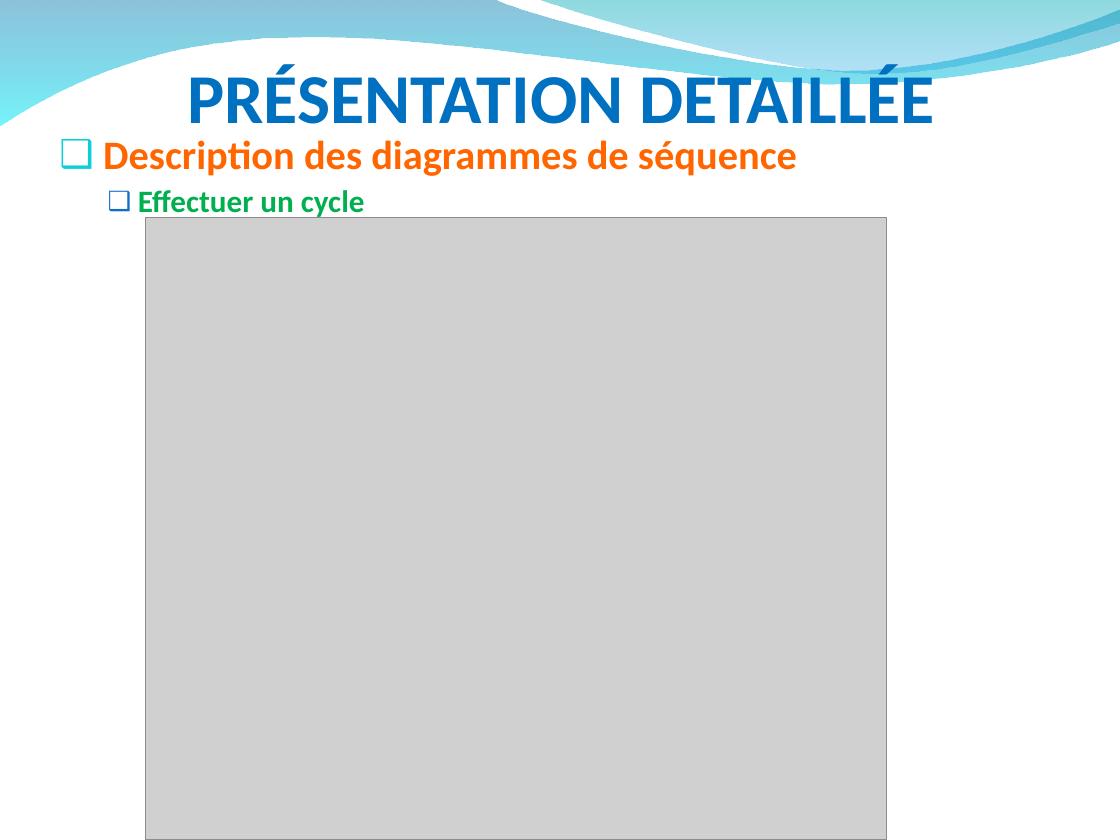
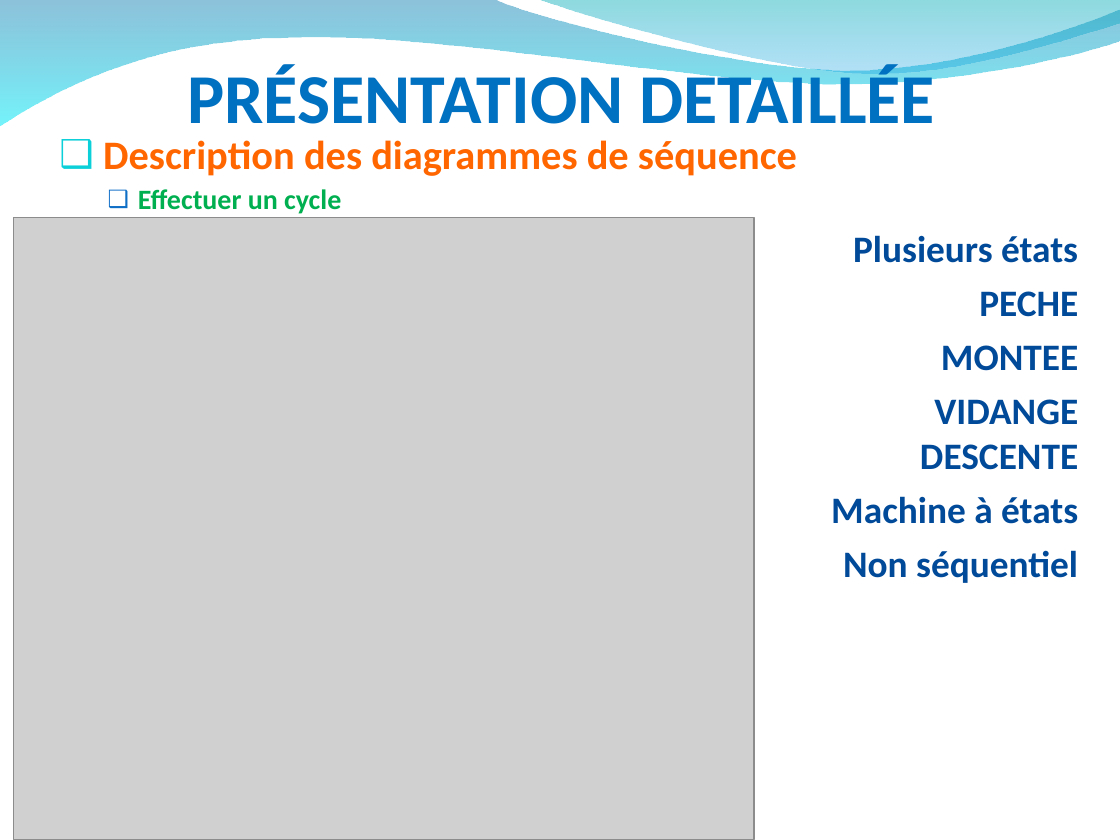
Before and after one commit to hardware/AscenseurPoissons, a slide deck: slide 13 of DOSSIERS A RENDRE/RevueAnalysePPT.ppt. Drawn at 1120x840 pixels with LibreOffice and Linux fonts; fonts in the diff are those of the drawing; grey boxes stand for pictures; background and template pictures are left out. Boxes give left, top, right and bottom in pixels: in the first picture for what was removed or moved away, otherwise in the second. Text is boxed around its words. In the diff, an @@ line names an element or a change of style, - is before the commit and + after.

```diff
--- a/DOSSIERS A RENDRE/RevueAnalysePPT.ppt
+++ b/DOSSIERS A RENDRE/RevueAnalysePPT.ppt
@@ text at [138, 189, 341, 214]: size 20 to 18 pt in "Effectuer un cycle" @@
@@ picture: place and size @@
-picture at [146, 217, 886, 840]
+picture at [13, 217, 754, 840]
@@ text at [831, 235, 1078, 583]: paragraphs added @@
+Plusieurs états
+PECHE
+MONTEE
+VIDANGE
+DESCENTE
+Machine à états
+Non séquentiel
```
Also in this commit, not shown: 8 other slides changed, 10 slides added, 13 slides removed.
